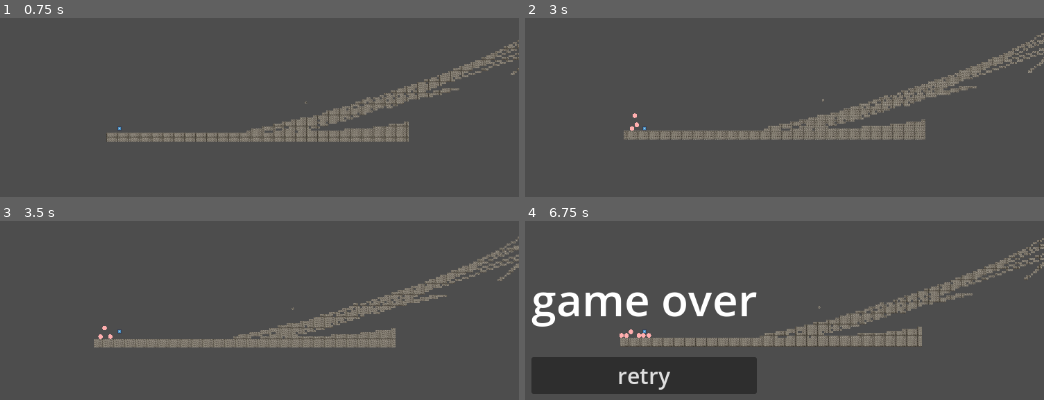
Above: before the commit, frames 1-4 (two rows, left to right).
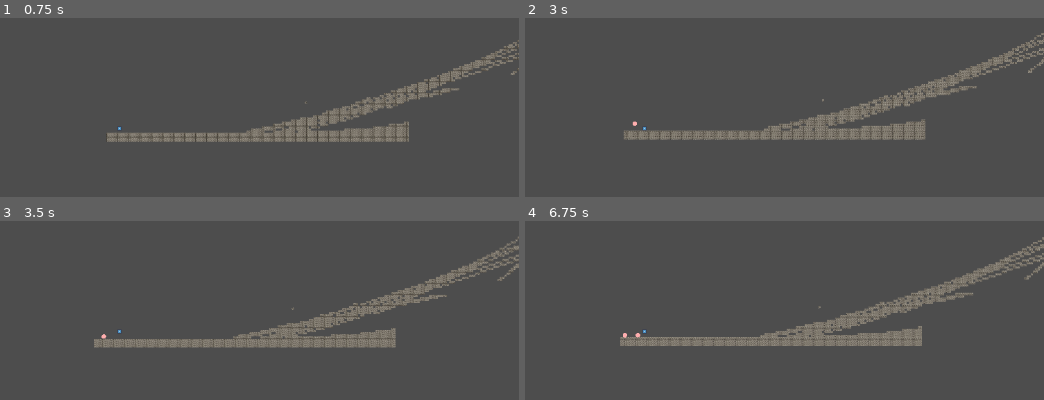
Above: after the commit, the same moments.

Repository: Sogrief/stairs
Game: Godot game, scene res://scenes/level/main.tscn
Two runs of this game, one before a commit and one after it. Both use one fixed random seed, a clock stepped at 60 frames per second and the inputs below. The engine's default icon, where the game draws it, is replaced by a stand-in: a white triangle on a blue panel in a dark square.
Inputs:
- Up to frame 1 (0.75 s): hold Right (move_right) from 0.53 s (still down); tap Up (jump) at 0.6 s
- Up to frame 2 (3 s): tap Up (jump) at 0.77, 1.07, 1.35, 1.52, 1.82, 2.1, 2.85 s; release Right (move_right) at 2.03 s; hold Left (move_left) 2.03-2.78 s; hold Right (move_right) from 2.78 s (still down)
- Up to frame 3 (3.5 s): keep holding Right (move_right); tap Up (jump) at 3.02, 3.32 s
- Up to frame 4 (6.75 s): tap Up (jump) at 3.6, 3.77, 4.07, 4.35, 4.52, 4.82, 5.1, 5.85, 6.02, 6.32, 6.6 s; release Right (move_right) at 4.28 s; hold Left (move_left) 4.28-5.03 s; hold Right (move_right) 5.03-5.78 s; hold Left (move_left) from 5.78 s (still down)

Frame 1 is identical in both runs. In frame 2, less than 0.1% of the frame differs, in the area x 20-22%, y 53-64%; in frame 3, less than 0.1%; in frame 4, 14%, in the area x 1-100%, y 8-97%.

Commit message:
propreté du code, ajout de commentaires, amélioration de la fonction _get_closest_path_point, première randomisation du timer

Diff:
--- a/scenes/level/scripts/spawn_projectiles.gd
+++ b/scenes/level/scripts/spawn_projectiles.gd
@@ -1,7 +1,7 @@
 extends Node2D
 
 @export var projectile : PackedScene
-@onready var projectile_launcher : Sprite2D = %projectile_launcher
+@onready var projectile_launcher : Sprite2D = %projectile_launcher # canon / spawner de projectiles
 @onready var path : Path2D = %path_2d # parcours 2D de la map
 @onready var path_follow : PathFollow2D = %path_follow_2d
 @onready var player : CharacterBody2D = %player # joueur
@@ -9,57 +9,59 @@
 var path_points : Array # l'ensemble des points du path2D
 var player_position : Vector2 # la position en temps réel du joueur
 var closest_point : Vector2 # point du path le plus proche du joueur
-var timer : float = 1.0 # le délai entre chaque projectile
+var timer : float = (randf() * 2.6) + 0.4 # le délai entre chaque projectile compris entre 0.4 et 3.0
 
 func _ready():
-	path_points = get_all_points_from_path(path) # récupération de tous les points du path2D
-	closest_point = path_points[get_closest_path_point(path_points, player_position)]
+	path_points = get_all_points_from_path() # récupération de tous les points du path2D
+	closest_point = get_closest_path_point(path_points, player_position) # récupération du point le plus proche du joueur
 
 func _process(delta):
-	player_position = player.global_position
+	#------------------- position du spawner de projectiles -------------------
+	player_position = player.global_position # récupération de la position du joueur
 
-	if closest_point != path_points[get_closest_path_point(path_points, player_position)]: # si le point le plus proche a changé
+	if closest_point != get_closest_path_point(path_points, player_position): # si le point le plus proche a changé
 		self.global_position = projectile_launcher.global_position # mise à jour de la position du spawn des projectiles
-		closest_point = path_points[get_closest_path_point(path_points, player_position)] # mise à jour du point le plus proche
+		closest_point = get_closest_path_point(path_points, player_position) # mise à jour du point le plus proche
 
-	var player_distance = path.curve.get_closest_offset(closest_point) # distance approximative parcourue
+	var player_distance = path.curve.get_closest_offset(closest_point) # distance approximative parcourue par le joueur
 	var progress_ratio = player_distance / path.curve.get_baked_length() # progress ratio approximatif du joueur
 
-	path_follow.progress_ratio = progress_ratio + 0.2
+	path_follow.progress_ratio = progress_ratio + 0.2 # mise à jour de la position du spawner
 
-	#spawn des projectiles
+	#------------------- spawn des projectiles -------------------
 	timer -= delta
 
 	if timer < 0.0:
-		timer = 1.0
+		timer = (randf() * 2.6) + 0.4
 
 		# ajout d'un nouveau projectile
 		var projectile_instance = projectile.instantiate() # création d'une instance du projectile
 		get_tree().current_scene.add_child(projectile_instance) # ajout du projectile à la scène
-		projectile_instance.global_position = self.global_position # spécifie la position du projectile égale à celle du spawner
+		projectile_instance.global_position = self.global_position # spécifie la position du projectile égale à celle du canon
 
-
-func get_closest_path_point(points : Array, player_pos : Vector2):
+#------------------- fonction qui retourne les coordonnées du point le plus proche -------------------
+func get_closest_path_point(points : Array, player_pos : Vector2) -> Vector2:
 	var distances_from_player : Array = []
 
 	for i in range(points.size()):
 		var distance = points[i].distance_to(player_pos) # distance entre le joueur et chaque point du path
 		distances_from_player.append(distance) # ajout de chaque distance dans un tableau
 
-	return distances_from_player.find(distances_from_player.min()) # retourne l'indice du point le plus proche du joueur
+	return points[distances_from_player.find(distances_from_player.min())] # retourne les coordonnées du point le plus proche du joueur
 
 
-func get_all_points_from_path(path : Path2D) -> Array: # méthode qui récupère tous les points du Path 2D
+#------------------- fonction qui récupère les coordonnées des points du Path 2D -------------------
+func get_all_points_from_path() -> Array:
 	var points = []
 
 	# vérifie si le Path2D a une courbe
 	if path.curve:
-		var curve = path.curve
+		var curve = path.curve # récupération de la courbe
 		var point_count = curve.get_point_count() # nombre de points de la courbe
 
 		# récupération de chaque point
 		for i in range(point_count):
-			var point_position = curve.get_point_position(i)
-			points.append(point_position)
+			var point_position = curve.get_point_position(i) # récupération de la position des différents points de la courbe
+			points.append(point_position) # ajout de la position des points au tableau
 
 	return points
--- a/scenes/player/scripts/player.gd
+++ b/scenes/player/scripts/player.gd
@@ -1,15 +1,15 @@
 class_name player
 extends CharacterBody2D
 
-#constantes
+# constantes
 const SPEED : float = 300.0
 const JUMP_VELOCITY : float = -550.0
 
-#autres variables
+# autres variables
 @onready var game_over_menu : CanvasLayer = %game_over_menu
 var gravity : int = 980
 var jump_count : int = 0
-var wall_jump_sensitivity : int = 10 #velocité minimal en y pour pouvoir effectuer le prochain wall jump
+var wall_jump_sensitivity : int = 10 # velocité minimal en y pour pouvoir effectuer le prochain wall jump
 
 func _physics_process(delta):
 
@@ -30,7 +30,7 @@
 	move_and_slide()
 
 func death():
-	game_over_menu.show() #affiche le menu game over quand le joueur meurt
+	game_over_menu.show() # affiche le menu game over quand le joueur meurt
 
 func _on_area_2d_body_entered(body):
 	if body is TileMap:
